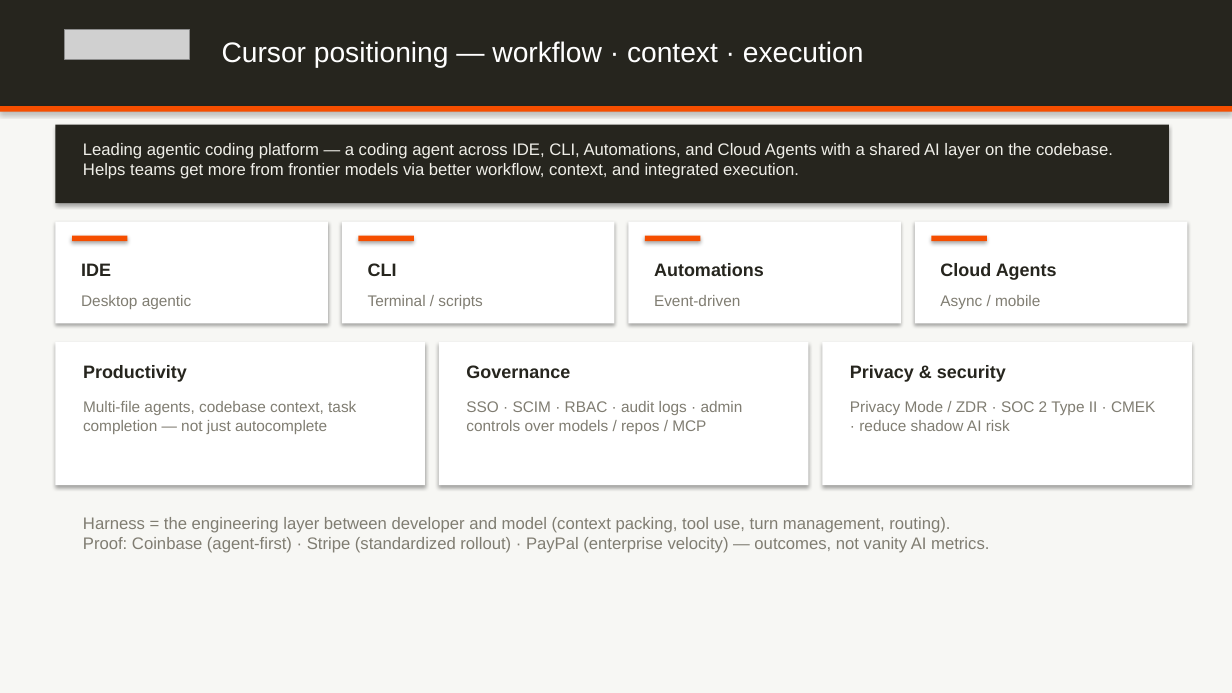
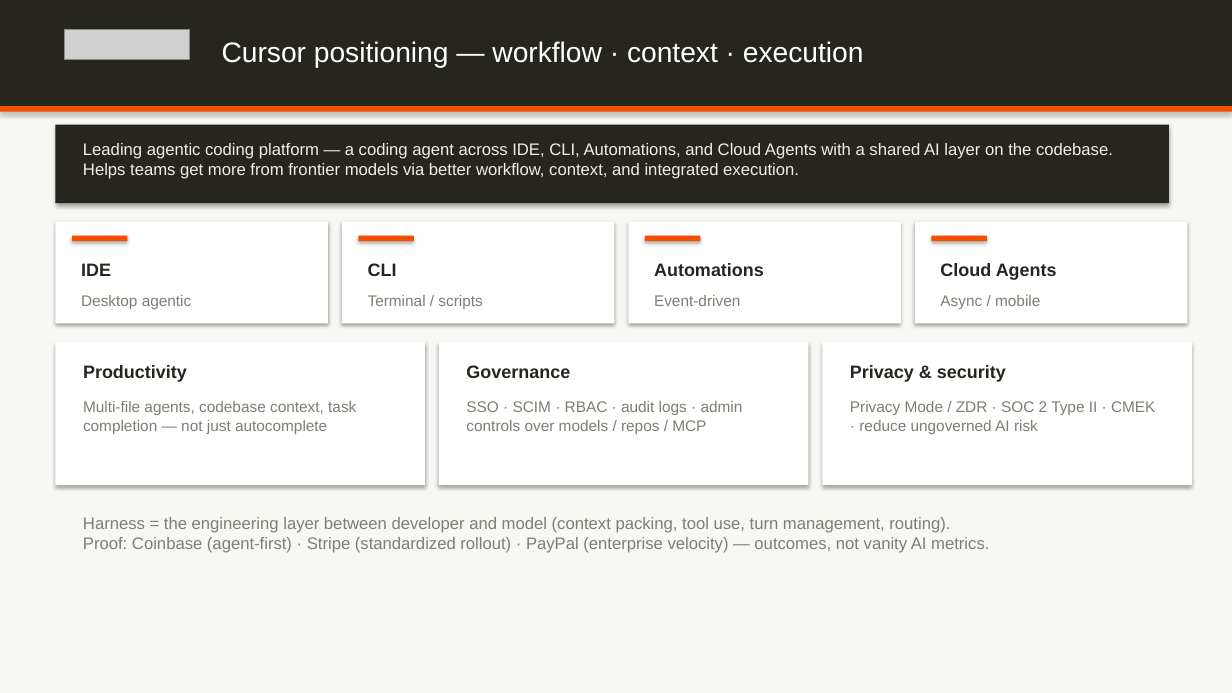
Before and after one commit to dempseli01-stack/lindsey, a slide deck: slide 10 of Lindsey_Presentation.pptx. Drawn at 1232x693 pixels with LibreOffice and Linux fonts; fonts in the diff are those of the drawing; grey boxes stand for pictures. Boxes give left, top, right and bottom in pixels: in the first picture for what was removed or moved away, otherwise in the second. Text is boxed around its words. In the diff, an @@ line names an element or a change of style, - is before the commit and + after.

```diff
--- a/Lindsey_Presentation.pptx
+++ b/Lindsey_Presentation.pptx
@@ text at bbox=[850, 401, 1155, 434]: text changed @@
-Privacy Mode / ZDR · SOC 2 Type II · CMEK · reduce shadow AI risk
+Privacy Mode / ZDR · SOC 2 Type II · CMEK · reduce ungoverned AI risk
```
Also in this commit, not shown: 4 other slides changed, 1 slide added, 1 slide removed, 4 other files.
